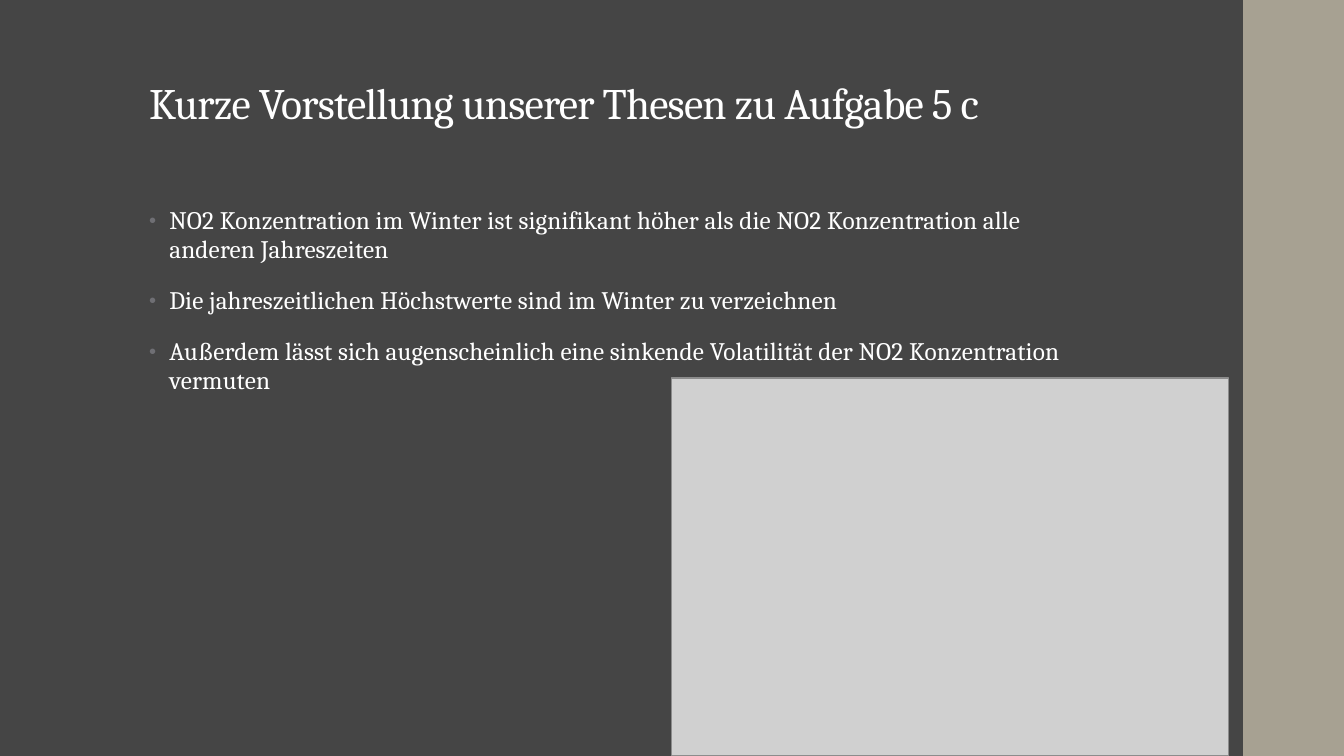
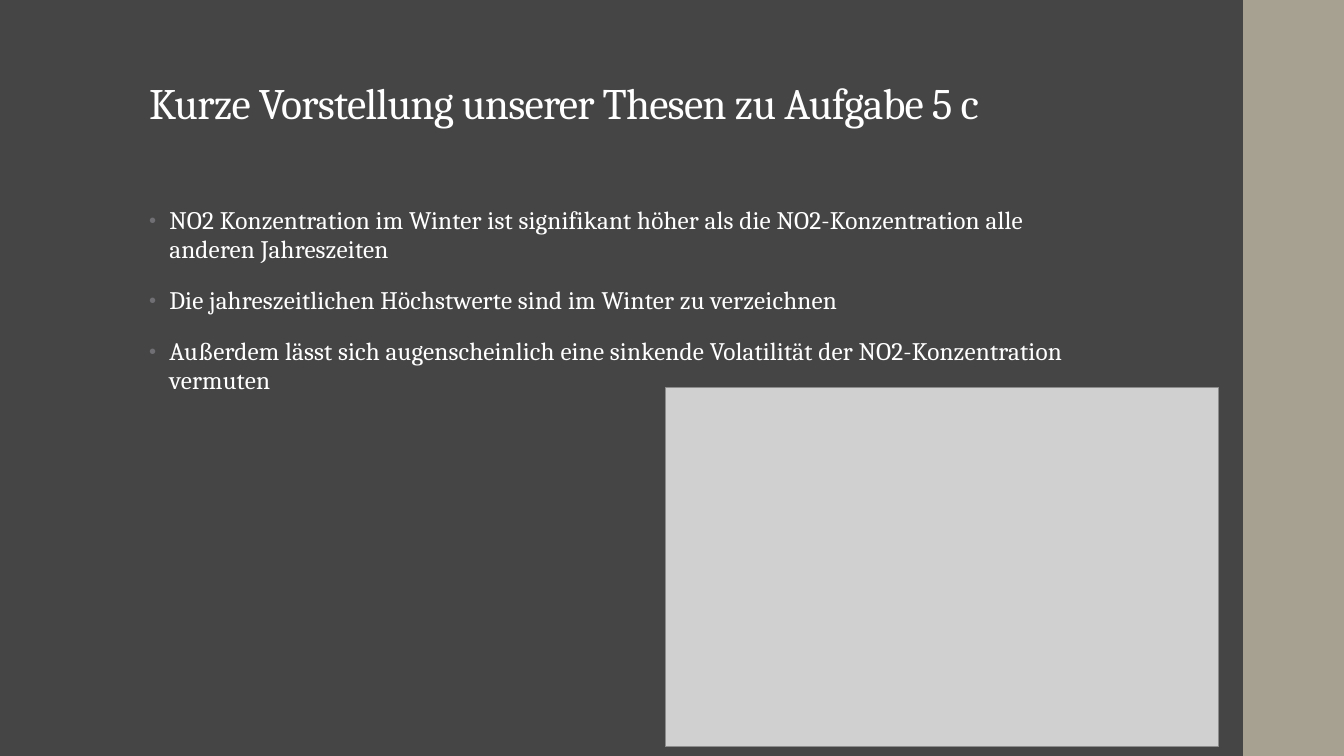
Before and after one commit to JFriedrich29/Studienarbeit-Data-Analytics, a slide deck: slide 8 of Abgabe/Abschlusspräsentation.pptx. Drawn at 1344x756 pixels with LibreOffice and Linux fonts; fonts in the diff are those of the drawing; grey boxes stand for pictures. Boxes give left, top, right and bottom in pixels: in the first picture for what was removed or moved away, otherwise in the second. Text is boxed around its words. In the diff, an @@ line names an element or a change of style, - is before the commit and + after.

```diff
--- a/Abgabe/Abschlusspräsentation.pptx
+++ b/Abgabe/Abschlusspräsentation.pptx
@@ text at bbox=[169, 211, 1023, 263]: text changed @@
-• NO2 Konzentration im Winter ist signifikant höher als die NO2 Konzentration alle anderen Jahreszeiten
+• NO2 Konzentration im Winter ist signifikant höher als die NO2-Konzentration alle anderen Jahreszeiten
@@ text at bbox=[169, 342, 1062, 390]: text changed @@
-• Außerdem lässt sich augenscheinlich eine sinkende Volatilität der NO2 Konzentration vermuten
+• Außerdem lässt sich augenscheinlich eine sinkende Volatilität der NO2-Konzentration vermuten
@@ picture: place and size @@
-picture at bbox=[673, 378, 1229, 756]
+picture at bbox=[665, 387, 1219, 746]
```
Also in this commit, not shown: 10 other slides changed, 1 other file.
